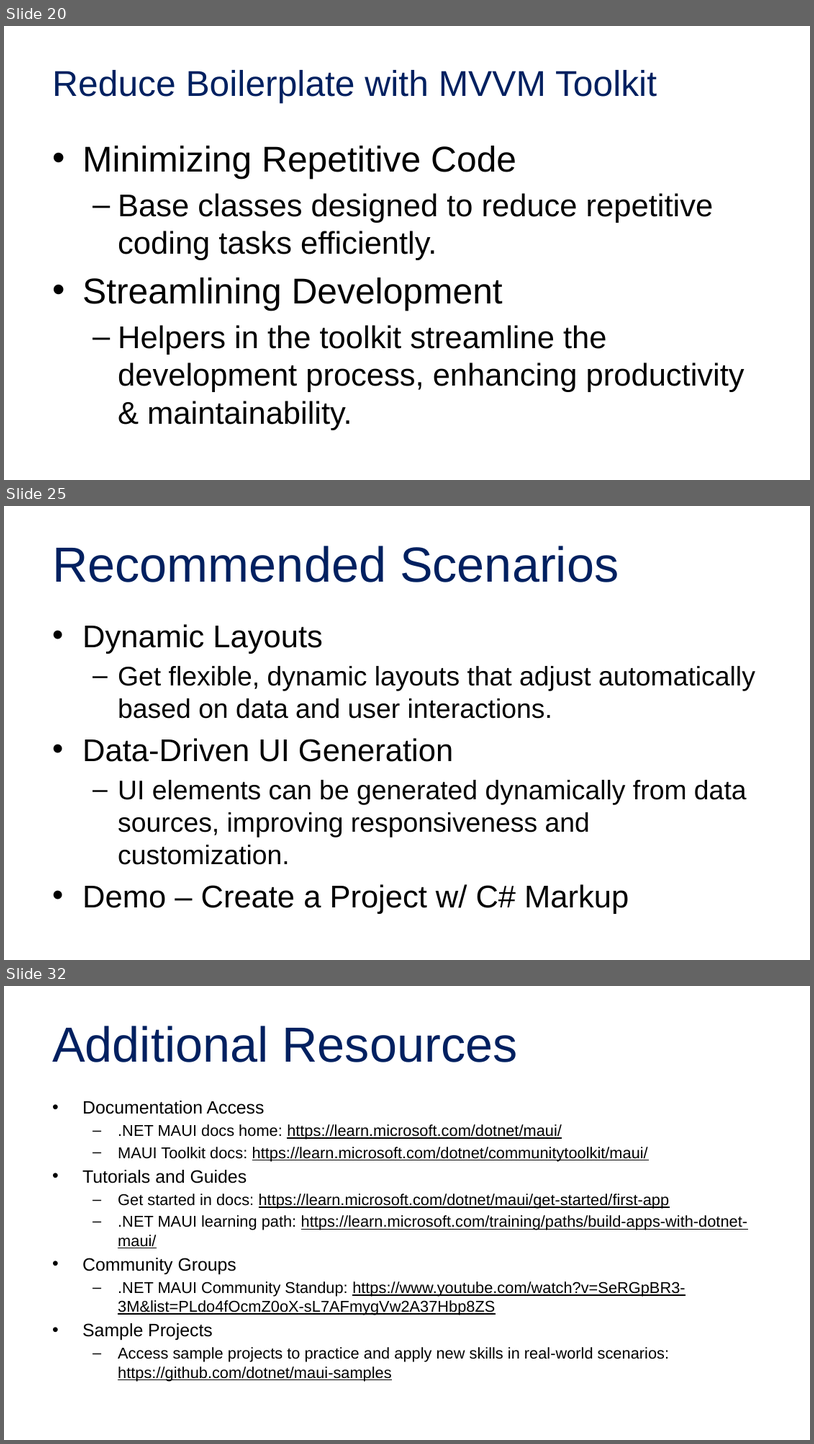
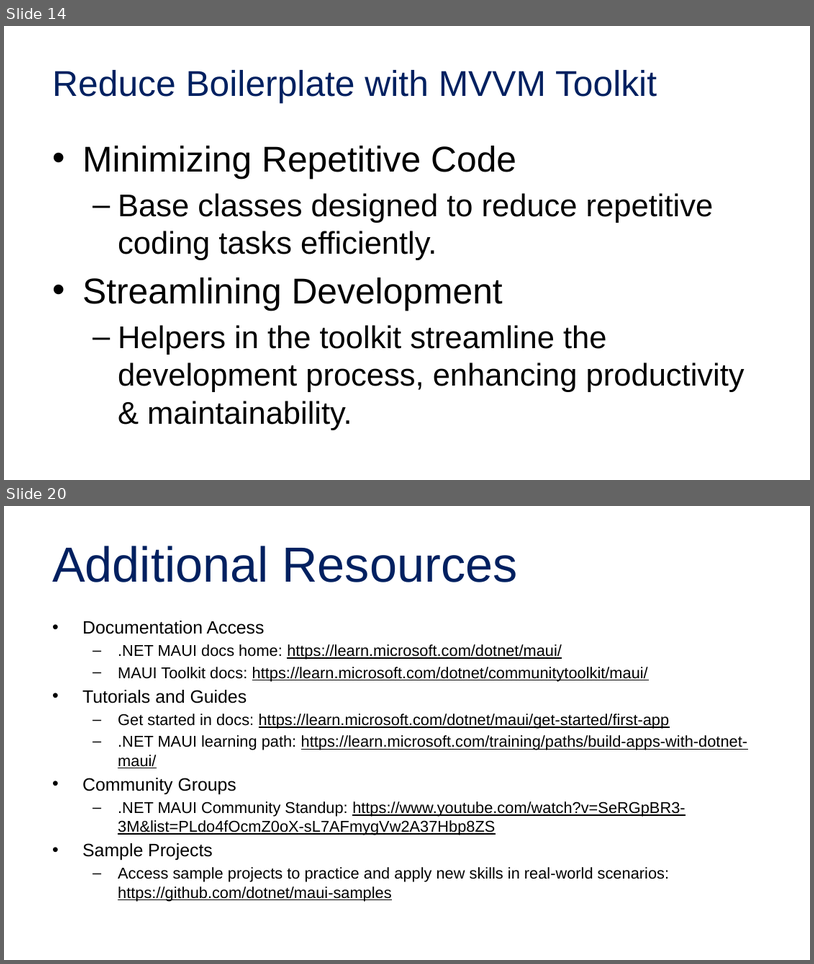
Before and after one commit to alvinashcraft/speaking, a slide deck: 2025/1116_VSLiveOrlando/Maui Toolkit/Create Multi-Platform Apps with .NET.pptx. Shown one above the other, each under a label of ours: slides 20, 25 and 32 before the commit, slides 14 and 20 after it; the slides between them are not shown. The pictures are 814x1444 and 814x964 pixels, drawn with LibreOffice and Linux fonts; fonts in the diff are those of the drawing; background and template pictures are left out. Boxes give left, top, right and bottom in pixels: in the first picture for what was removed or moved away, otherwise in the second. Text is boxed around its words. In the diff, an @@ line names an element or a change of style, - is before the commit and + after.

```diff
--- a/2025/1116_VSLiveOrlando/Maui Toolkit/Create Multi-Platform Apps with .NET.pptx
+++ b/2025/1116_VSLiveOrlando/Maui Toolkit/Create Multi-Platform Apps with .NET.pptx
@@ slide 25 removed at [4,506,810,960], background picture (left out) @@
@@ title removed at [52,546,619,582] @@
-Recommended Scenarios
@@ text removed at [82,624,756,914] @@
-• Dynamic Layouts
-  – Get flexible, dynamic layouts that adjust automatically based on data and user interactions.
-• Data-Driven UI Generation
-  – UI elements can be generated dynamically from data sources, improving responsiveness and customization.
-• Demo – Create a Project w/ C# Markup
@@ what was slide 20 is now slide 14 @@
@@ what was slide 32 is now slide 20 @@
```
Also in this commit, not shown: 10 slides changed, 11 other slides removed.
